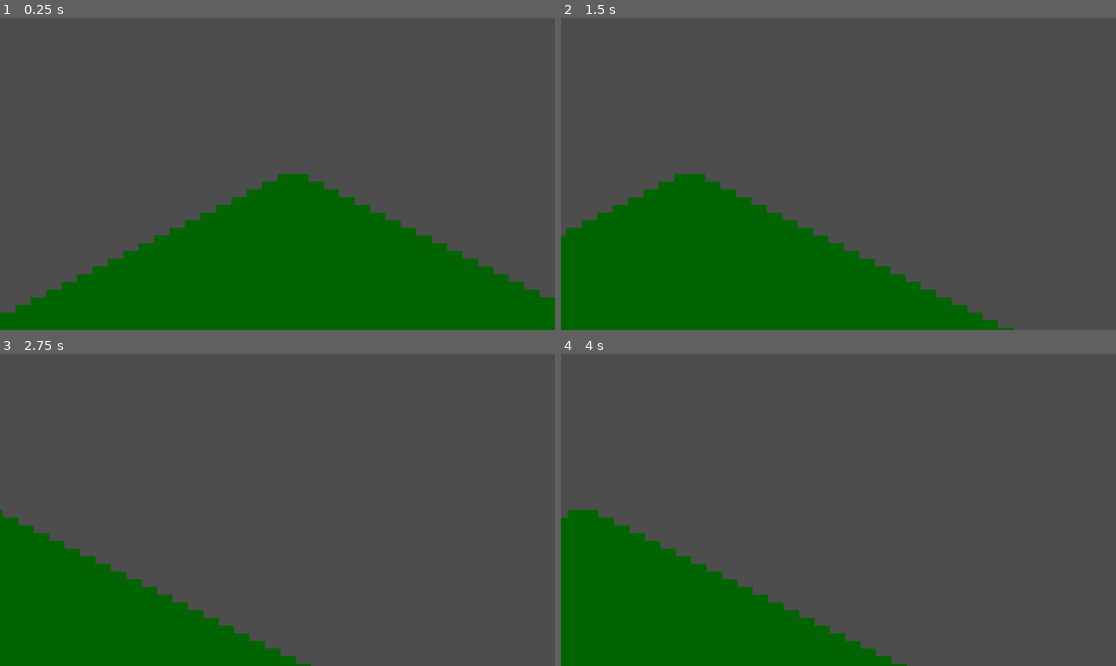
Above: before the commit, frames 1-4 (two rows, left to right).
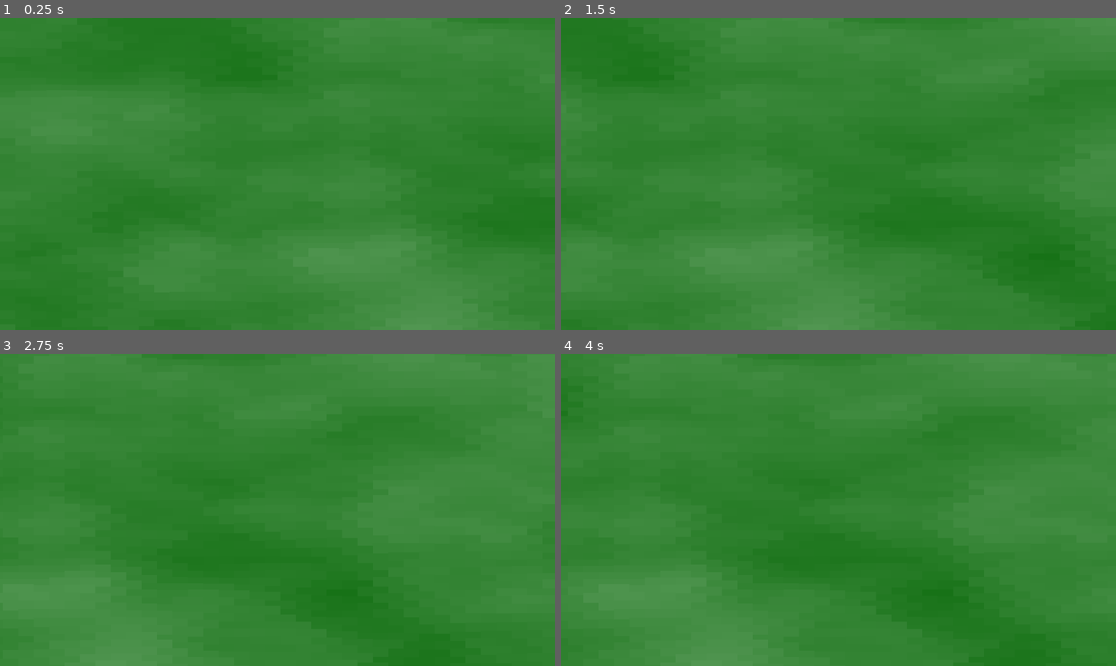
Above: after the commit, the same moments.

Repository: sha5b/Godot-ECS-Starter
Game: Godot game, scene res://Main.tscn
Same seed, same stepped clock (60 frames per second), same inputs: the game is played once before the commit and once after it.
Inputs (mouse positions are in pixels of both pictures, inside the frame that each line leads up to):
- Up to frame 1 (0.25 s): no input
- Up to frame 2 (1.5 s): tap Enter at 0.5 s; move the mouse to (960, 158) at 0.52 s; hold Right (ui_right) 0.53-1.25 s; click (960, 158) at 0.67 s; drag from (727, 189) to (810, 236) at 1.27 s
- Up to frame 3 (2.75 s): move the mouse to (333, 441) at 2.02 s; hold Right (ui_right) from 2.03 s (still down); click (333, 441) at 2.17 s
- Up to frame 4 (4 s): release Right (ui_right) at 2.75 s; drag from (810, 572) to (672, 463) at 2.77 s; move the mouse to (1005, 556) at 3.52 s; hold Left (ui_left) from 3.53 s (still down); click (1005, 556) at 3.67 s

The runs differ from the first frame. In frame 1, 100% of the frame differs, in the area x 0-100%, y 0-100%; in frame 2, 100%; in frame 3, 100%; in frame 4, 100%.

Commit message:
New Terrain

Diff:
--- a/terrain/TerrainManager.gd
+++ b/terrain/TerrainManager.gd
@@ -6,14 +6,21 @@
 
 # --- Configuration ---
 @export var region_size: Vector2i = Vector2i(64, 64) # Example size in tiles
+@export var noise_scale: float = 0.1
+@export var noise_octaves: int = 4
+@export var noise_period: float = 20.0
+@export var noise_persistence: float = 0.5
+@export var height_multiplier: float = 10.0 # Controls max height difference
 
 # --- State ---
-var height_map: Resource # Reference to the HeightMap resource/data
+var height_data: Dictionary = {} # Maps Vector2i(map_x, map_y) to float height
 var regions: Dictionary = {} # Dictionary mapping region IDs to Region objects/data
 var active_regions: Array = [] # Regions currently loaded/active
 
 # --- References ---
 @onready var terrain_renderer: TerrainRenderer = $TerrainRenderer # Get reference to the child renderer
+var _noise = FastNoiseLite.new()
+var _camera: Camera2D # We need a reference to the camera
 
 # --- Signals (or connect to EventBus) ---
 signal region_loaded(region_id: String)
@@ -22,39 +29,139 @@
 
 # --- Initialization ---
 func _ready() -> void:
-	# TODO: Load or generate initial heightmap data
-	# height_map = load("res://terrain/data/default_heightmap.tres") or generate_heightmap()
+	_setup_noise()
 	print("TerrainManager Ready.")
-	# Load and draw the initial region
-	load_region("0_0")
-	# TODO: Later, base initial region loading on camera position
-	# update_active_regions(Vector2.ZERO)
+	# Get camera reference (assuming it's the current camera for the viewport)
+	_camera = get_viewport().get_camera_2d()
+	if not _camera:
+		printerr("TerrainManager could not find Camera2D!")
+		# Fallback: Load initial region manually if no camera
+		generate_heightmap_for_region("0_0")
+		load_region("0_0")
+	else:
+		# Connect to camera transform changes or use _process
+		# For simplicity now, just load initial regions based on start pos
+		update_active_regions(_camera.global_position)
+		# TODO: Connect to a signal or use _process to call update_active_regions when camera moves
+
+
+# Called every frame. 'delta' is the elapsed time since the previous frame.
+func _process(delta: float) -> void:
+	# Example: Update regions based on camera movement (can be optimized)
+	if _camera and is_instance_valid(_camera):
+		# Basic check to avoid updating every frame if camera hasn't moved significantly
+		# This threshold needs tuning
+		# A better approach might be connecting to camera signals if available
+		# or checking only every N frames/seconds.
+		# For now, let's assume we update based on camera position directly.
+		# A more robust check would compare current required regions with previous ones.
+		update_active_regions(_camera.global_position) # Pass camera's *center* position
+
+
+func _setup_noise() -> void:
+	_noise.seed = randi()
+	_noise.noise_type = FastNoiseLite.TYPE_PERLIN
+	_noise.frequency = noise_scale
+	_noise.fractal_type = FastNoiseLite.FRACTAL_FBM
+	_noise.fractal_octaves = noise_octaves
+	_noise.fractal_lacunarity = 2.0
+	_noise.fractal_gain = noise_persistence
+	# _noise.period = noise_period # Period seems less common for terrain height
 
 
 # --- Public API ---
-func get_height_at(world_position: Vector2) -> float:
-	# TODO: Convert world position to heightmap coordinates and query height
-	# Needs HeightMap implementation
-	return 0.0 # Placeholder
-
-
-func get_terrain_type_at(world_position: Vector2) -> String:
-	# TODO: Determine terrain type based on height, region data, etc.
-	return "grass" # Placeholder
+func get_height_at_map_coord(map_coord: Vector2i) -> float:
+	"""Gets the height at a specific map coordinate."""
+	return height_data.get(map_coord, 0.0) # Return 0.0 if coord not found
+
+
+func get_height_at_world_pos(world_position: Vector2) -> float:
+	"""Converts world position to map coordinates and queries height."""
+	if not terrain_renderer:
+		printerr("TerrainRenderer not ready in get_height_at_world_pos")
+		return 0.0
+	var map_coord = terrain_renderer.world_to_map(world_position)
+	# Round to nearest integer map coordinate
+	var map_coord_i = Vector2i(roundi(map_coord.x), roundi(map_coord.y))
+	return get_height_at_map_coord(map_coord_i)
+
+
+func get_terrain_type_at_world_pos(world_position: Vector2) -> String:
+	"""Determines terrain type based on height."""
+	var height = get_height_at_world_pos(world_position)
+	if height > height_multiplier * 0.6:
+		return "rock"
+	elif height > height_multiplier * 0.2:
+		return "dirt"
+	else:
+		return "grass" # Placeholder
 
 
 func request_terrain_modification(world_position: Vector2, modification_details: Dictionary) -> void:
-	# TODO: Apply modification to heightmap/region data
-	# TODO: Trigger visual updates via TerrainRenderer
-	# TODO: Emit event via EventBus
-	# EventBus.emit_signal("terrain_modified", get_region_id_at(world_position), modification_details)
-	print("Terrain modification requested at: ", world_position)
+	if not terrain_renderer:
+		printerr("TerrainRenderer not available for modification.")
+		return
+
+	# 1. Convert world position to map coordinate
+	var map_coord = terrain_renderer.world_to_map(world_position)
+	var map_coord_i = Vector2i(roundi(map_coord.x), roundi(map_coord.y))
+
+	# 2. Apply modification to heightmap data
+	var current_height = height_data.get(map_coord_i, 0.0)
+	var change = modification_details.get("height_change", 0.0) # Example detail
+	var new_height = clamp(current_height + change, 0.0, height_multiplier * 1.5) # Clamp height
+
+	if abs(new_height - current_height) < 0.01:
+		# print("Negligible height change, skipping update.") # Optional log
+		return # No significant change
+
+	height_data[map_coord_i] = new_height
+	print("Terrain modified at map coord: ", map_coord_i, " New height: ", new_height)
+
+	# 3. Trigger visual updates via TerrainRenderer
+	if is_instance_valid(terrain_renderer):
+		# Call the new update_tile function
+		var tile_data = {"height": new_height}
+		terrain_renderer.update_tile(map_coord_i, tile_data)
+	else:
+		printerr("TerrainRenderer not valid when trying to update tile.")
+
+
+	# 4. Emit event via EventBus (Check if EventBus exists)
+	if ProjectSettings.has_setting("autoload/EventBus"):
+		EventBus.emit_signal("terrain_modified", map_coord_i, new_height)
+		print("Emitted terrain_modified signal.")
+	else:
+		print("EventBus autoload not found, skipping signal emission.")
 
 
 # --- Internal Logic ---
-func update_active_regions(camera_position: Vector2) -> void:
-	# TODO: Determine which regions should be active based on camera view
-	var required_region_ids = calculate_required_regions(camera_position)
+func update_active_regions(camera_center_world_pos: Vector2) -> void:
+	if not _camera or not terrain_renderer:
+		printerr("Camera or Renderer not available for update_active_regions")
+		return
+
+	var required_region_ids = calculate_required_regions(camera_center_world_pos)
+	if required_region_ids.is_empty() and active_regions.is_empty():
+		return # No regions required and none active
+
+	# Comparison: Check if the required regions are the same as the active ones
+	var changed = false
+	if active_regions.size() != required_region_ids.size():
+		changed = true
+	else:
+		# If sizes are the same, check if all required regions are currently active
+		# This assumes region IDs are unique and order doesn't matter
+		for region_id in required_region_ids:
+			if not active_regions.has(region_id):
+				changed = true
+				break # Found a difference, no need to check further
+
+	if not changed:
+		# print("Regions haven't changed.") # Optional log
+		return # No changes needed
+
+	print("Updating active regions. Required: ", required_region_ids, " Active: ", active_regions)
 
 	# Unload regions no longer needed
 	var regions_to_unload = []
@@ -71,30 +178,116 @@
 			load_region(region_id)
 
 
-func calculate_required_regions(camera_position: Vector2) -> Array[String]:
-	# TODO: Implement logic to determine visible/nearby region IDs
-	# Based on camera position, zoom, and view distance
-	return ["0_0"] # Placeholder
+func calculate_required_regions(camera_center_world_pos: Vector2) -> Array[String]:
+	if not _camera or not terrain_renderer:
+		printerr("Camera or Renderer not available for calculate_required_regions")
+		return ["0_0"] # Fallback
+
+	# Get the camera's visible rectangle in world coordinates
+	var view_rect = _camera.get_viewport_rect()
+	# Use get_global_transform_with_canvas for UI/2D camera space to world space
+	var view_transform = _camera.get_global_transform_with_canvas()
+	var top_left_world = view_transform.origin + view_transform.basis_xform(view_rect.position)
+	var bottom_right_world = view_transform.origin + view_transform.basis_xform(view_rect.end)
+
+	# Add a buffer zone (e.g., half a region size in map tiles, converted approx to world)
+	# This ensures regions slightly outside the view are loaded for smoother transitions
+	var buffer_map_units_x = float(region_size.x) / 2.0
+	var buffer_map_units_y = float(region_size.y) / 2.0
+	# Approximate world buffer - this isn't perfect due to isometric projection
+	var buffer_world_x = buffer_map_units_x * terrain_renderer.tile_size.x / 2.0
+	var buffer_world_y = buffer_map_units_y * terrain_renderer.tile_size.y / 2.0
+
+	# Create buffered view rect
+	var buffered_top_left = top_left_world - Vector2(buffer_world_x, buffer_world_y * 2) # Y buffer needs more thought for iso
+	var buffered_bottom_right = bottom_right_world + Vector2(buffer_world_x, buffer_world_y * 2)
+
+
+	# Convert world corners of the buffered view to region IDs
+	var corners_world = [
+		buffered_top_left,
+		Vector2(buffered_bottom_right.x, buffered_top_left.y),
+		buffered_bottom_right,
+		Vector2(buffered_top_left.x, buffered_bottom_right.y)
+	]
+
+	var min_region_x = INF
+	var max_region_x = -INF
+	var min_region_y = INF
+	var max_region_y = -INF
+
+	for corner in corners_world:
+		var map_pos = terrain_renderer.world_to_map(corner)
+		var region_x = floor(map_pos.x / region_size.x)
+		var region_y = floor(map_pos.y / region_size.y)
+		min_region_x = min(min_region_x, region_x)
+		max_region_x = max(max_region_x, region_x)
+		min_region_y = min(min_region_y, region_y)
+		max_region_y = max(max_region_y, region_y)
+
+	var required_regions_dict = {} # Use Dictionary as a set to ensure uniqueness
+	if min_region_x > max_region_x or min_region_y > max_region_y or not is_finite(min_region_x) or not is_finite(min_region_y):
+		# If calculation is weird (e.g., INF values, NaN), fallback to center
+		printerr("Region calculation resulted in invalid range [%s,%s]x[%s,%s], falling back." % [min_region_x, max_region_x, min_region_y, max_region_y])
+		var center_region_id = get_region_id_at_world_pos(camera_center_world_pos)
+		required_regions_dict[center_region_id] = true
+	else:
+		# Iterate through the calculated range of regions
+		for ry in range(min_region_y, max_region_y + 1):
+			for rx in range(min_region_x, max_region_x + 1):
+				required_regions_dict[str(rx) + "_" + str(ry)] = true
+
+	# Explicitly create the typed array to match the function signature
+	var keys = required_regions_dict.keys()
+	var required_regions_array: Array[String] # Declare the typed array
+	required_regions_array.assign(keys) # Assign the keys (GDScript handles the casting here)
+	# print("Calculated required regions: ", required_regions_array) # Optional log
+	return required_regions_array
+
+
+func generate_heightmap_for_region(region_id: String) -> void:
+	"""Generates height data for a specific region using noise."""
+	print("Generating heightmap for region: ", region_id)
+	var region_coords = region_id.split("_")
+	var region_origin_x = int(region_coords[0]) * region_size.x
+	var region_origin_y = int(region_coords[1]) * region_size.y
+
+	for y in range(region_size.y):
+		for x in range(region_size.x):
+			var map_x = region_origin_x + x
+			var map_y = region_origin_y + y
+			var map_coord = Vector2i(map_x, map_y)
+			# Use map coordinates for noise input to ensure seamless tiling if needed later
+			var height = _noise.get_noise_2d(map_x, map_y) # Noise is typically -1 to 1
+			height = (height + 1.0) / 2.0 # Normalize to 0 to 1
+			height_data[map_coord] = height * height_multiplier
 
 
 func load_region(region_id: String) -> void:
 	if not regions.has(region_id):
-		# TODO: Load or generate region data
+		# Ensure height data is generated if it wasn't already
+		if not _is_height_data_generated_for_region(region_id):
+			generate_heightmap_for_region(region_id)
+
 		print("Loading region: ", region_id)
-		# regions[region_id] = load_region_data(region_id) or generate_region_data(region_id)
-		regions[region_id] = {} # Placeholder data
+		# TODO: Load or generate actual region data (e.g., terrain types, objects beyond height)
+		# For now, the height data is stored globally in height_data
+		regions[region_id] = {} # Placeholder for other region-specific data
 		active_regions.append(region_id)
 		emit_signal("region_loaded", region_id)
 		# Draw the newly loaded region
-		if terrain_renderer:
+		if terrain_renderer and is_instance_valid(terrain_renderer):
 			terrain_renderer.draw_region(region_id, regions[region_id])
+		else:
+			printerr("TerrainRenderer not available when loading region: ", region_id)
+
 	elif not region_id in active_regions:
-		# Region data exists but wasn't active (e.g., re-entering a previously loaded area)
+		# Region data exists but wasn't active
 		print("Activating region: ", region_id)
 		active_regions.append(region_id)
 		emit_signal("region_loaded", region_id) # Or a different signal like "region_activated"
-		# Ensure it's drawn if it wasn't already (or if renderer was added later)
-		if terrain_renderer:
+		# Ensure it's drawn
+		if terrain_renderer and is_instance_valid(terrain_renderer):
 			terrain_renderer.draw_region(region_id, regions[region_id])
 
 
@@ -104,19 +297,42 @@
 		active_regions.erase(region_id)
 		# Optional: Free region data if memory is a concern
 		# regions.erase(region_id)
+		# We keep height_data for now, assuming it might be needed again
 		emit_signal("region_unloaded", region_id)
 		# Clear the visuals for the unloaded region
-		if terrain_renderer:
+		if terrain_renderer and is_instance_valid(terrain_renderer):
 			terrain_renderer.clear_region(region_id)
 
 
-func get_region_id_at(world_position: Vector2) -> String:
-	# TODO: Convert world position to region ID
-	var region_x = floor(world_position.x / (region_size.x * TILE_WIDTH)) # Assuming TILE_WIDTH constant
-	var region_y = floor(world_position.y / (region_size.y * TILE_HEIGHT)) # Assuming TILE_HEIGHT constant
+func get_region_id_at_world_pos(world_position: Vector2) -> String:
+	"""Converts world position to region ID."""
+	if not terrain_renderer or terrain_renderer.tile_size.x == 0 or terrain_renderer.tile_size.y == 0:
+		printerr("TerrainRenderer or tile size not available for get_region_id_at_world_pos")
+		return "0_0" # Default fallback
+
+	# Convert world position to map coordinates first
+	var map_pos = terrain_renderer.world_to_map(world_position)
+
+	# Calculate region coordinates based on map position and region size
+	var region_x = floor(map_pos.x / region_size.x)
+	var region_y = floor(map_pos.y / region_size.y)
 	return str(region_x) + "_" + str(region_y) # Example ID format
 
 
-# --- Placeholder Constants (replace with actual tile dimensions) ---
-const TILE_WIDTH = 64
-const TILE_HEIGHT = 32
+# Helper function needed for modification
+func get_region_id_at_map_coord(map_coord: Vector2i) -> String:
+	"""Converts map coordinate to region ID."""
+	if region_size.x == 0 or region_size.y == 0:
+		printerr("Region size is zero in get_region_id_at_map_coord")
+		return "0_0"
+	var region_x = floor(float(map_coord.x) / region_size.x)
+	var region_y = floor(float(map_coord.y) / region_size.y)
+	return str(region_x) + "_" + str(region_y)
+
+
+func _is_height_data_generated_for_region(region_id: String) -> bool:
+	"""Checks if the first tile of a region has height data."""
+	var region_coords = region_id.split("_")
+	var region_origin_x = int(region_coords[0]) * region_size.x
+	var region_origin_y = int(region_coords[1]) * region_size.y
+	return height_data.has(Vector2i(region_origin_x, region_origin_y))
--- a/terrain/TerrainRenderer.gd
+++ b/terrain/TerrainRenderer.gd
@@ -5,9 +5,12 @@
 
 # --- Configuration ---
 @export var tile_size: Vector2 = Vector2(64, 32) # Isometric tile dimensions (adjust as needed)
-@export var placeholder_color: Color = Color.DARK_GREEN
+@export var height_vertical_scale: float = 5.0 # Increased vertical scale
+@export var base_color: Color = Color.DARK_GREEN
+@export var height_color_factor: float = 0.4 # Significantly increased color factor
 
 # --- References ---
+# Note: Using get_parent() is okay here, but for larger projects, consider signals or dependency injection
 @onready var terrain_manager: TerrainManager = get_parent()
 
 # --- State ---
@@ -16,33 +19,50 @@
 # --- Public API ---
 func draw_region(region_id: String, region_data: Dictionary) -> void:
 	if drawn_regions.has(region_id):
-		print("Region already drawn: ", region_id)
-		return # Avoid redrawing
+		# Optional: Could update existing tiles instead of returning,
+		# but clearing/redrawing is simpler for now.
+		print("Region already drawn, clearing and redrawing: ", region_id)
+		clear_region(region_id)
+		# return # Avoid redrawing if update logic existed
 
 	print("Drawing region: ", region_id)
 	drawn_regions[region_id] = [] # Initialize array for this region's nodes
 
-	# TODO: Replace with actual data lookup and tile instancing/drawing
+	if not terrain_manager:
+		printerr("TerrainManager not found!")
+		return
+
 	var region_coords = region_id.split("_")
 	var region_origin_x = int(region_coords[0]) * terrain_manager.region_size.x
 	var region_origin_y = int(region_coords[1]) * terrain_manager.region_size.y
 
 	for y in range(terrain_manager.region_size.y):
 		for x in range(terrain_manager.region_size.x):
-			var tile_map_x = region_origin_x + x
-			var tile_map_y = region_origin_y + y
+			var map_coord = Vector2i(region_origin_x + x, region_origin_y + y)
+			var height = terrain_manager.get_height_at_map_coord(map_coord)
 
-			# --- Placeholder Drawing ---
 			# Create a simple ColorRect or Sprite2D as a placeholder tile
 			var tile_node = ColorRect.new()
 			tile_node.size = tile_size
-			tile_node.color = placeholder_color
 
-			# Calculate isometric position
-			tile_node.position = map_to_iso(Vector2(tile_map_x, tile_map_y))
+			# Calculate base isometric position
+			var iso_pos = map_to_iso(Vector2(map_coord.x, map_coord.y))
 
-			# Basic Y-sorting (adjust Z-index for height later)
-			tile_node.z_index = tile_map_y
+			# Adjust vertical position based on height
+			iso_pos.y -= height * height_vertical_scale
+
+			tile_node.position = iso_pos
+
+			# Adjust color based on height (simple brightening)
+			var height_normalized = height / terrain_manager.height_multiplier if terrain_manager.height_multiplier != 0 else 0
+			tile_node.color = base_color.lightened(height_normalized * height_color_factor)
+
+			# Adjust Z-index for isometric sorting
+			# Base on map coordinates, potentially add height influence if needed for tall objects later
+			tile_node.z_index = map_coord.x + map_coord.y # Standard isometric z-index
+
+			# Set a unique name to find this node later for updates
+			tile_node.name = "tile_%d_%d" % [map_coord.x, map_coord.y]
 
 			add_child(tile_node)
 			drawn_regions[region_id].append(tile_node) # Store reference
@@ -60,8 +80,46 @@
 
 
 func update_tile(map_coords: Vector2i, tile_data: Dictionary) -> void:
-	# TODO: Find the specific tile node at map_coords and update its appearance
-	pass
+	"""Finds the specific tile node and updates its appearance."""
+	var node_name = "tile_%d_%d" % [map_coords.x, map_coords.y]
+
+	# Find the node - it could be in any drawn region's node list,
+	# but find_child searches recursively from this node (TerrainRenderer)
+	var tile_node = find_child(node_name, false, false) # name, recursive=false, owned=false
+
+	if not is_instance_valid(tile_node):
+		printerr("Could not find tile node to update: ", node_name)
+		# Optional: Could trigger a full region redraw as a fallback
+		# var region_id = terrain_manager.get_region_id_at_map_coord(map_coords)
+		# if region_id in drawn_regions: draw_region(region_id, {})
+		return
+
+	if not tile_data.has("height"):
+		printerr("Missing 'height' in tile_data for update_tile")
+		return
+
+	var new_height = tile_data["height"]
+
+	# Recalculate appearance based on new height
+	# Calculate base isometric position
+	var iso_pos = map_to_iso(Vector2(map_coords.x, map_coords.y))
+	# Adjust vertical position based on height
+	iso_pos.y -= new_height * height_vertical_scale
+
+	# Adjust color based on height (simple brightening)
+	var height_normalized = new_height / terrain_manager.height_multiplier if terrain_manager.height_multiplier != 0 else 0
+	var new_color = base_color.lightened(height_normalized * height_color_factor)
+
+	# Apply updates to the node
+	tile_node.position = iso_pos
+	if tile_node is ColorRect: # Check type before setting color
+		tile_node.color = new_color
+	# Add checks for Sprite2D or other types if used later
+
+	# Z-index likely doesn't need updating unless height drastically changes relative ordering
+	# tile_node.z_index = map_coords.x + map_coords.y
+
+	# print("Updated tile: ", node_name) # Optional log
 
 
 # --- Helper Functions ---
@@ -71,8 +129,21 @@
 	var iso_y = (map_pos.x + map_pos.y) * (tile_size.y / 2.0)
 	return Vector2(iso_x, iso_y)
 
+func world_to_map(world_pos: Vector2) -> Vector2:
+	# First, adjust world y based on potential average height offset if needed (simplified here)
+	# Then, convert the adjusted isometric position back to map coordinates
+
+	# Inverse conversion (useful for mouse picking later)
+	# Note: This assumes world_pos is the *visual* position on screen.
+	# It doesn't account for the height offset added during drawing.
+	# For accurate picking, you might need a raycast or iterative approach.
+	var map_x = (world_pos.x / (tile_size.x / 2.0) + world_pos.y / (tile_size.y / 2.0)) / 2.0
+	var map_y = (world_pos.y / (tile_size.y / 2.0) - world_pos.x / (tile_size.x / 2.0)) / 2.0
+	return Vector2(map_x, map_y)
+
+# Keep iso_to_map for potential future use, renamed world_to_map for clarity
 func iso_to_map(iso_pos: Vector2) -> Vector2:
-	# Inverse conversion (useful for mouse picking later)
+	# Inverse conversion
 	var map_x = (iso_pos.x / (tile_size.x / 2.0) + iso_pos.y / (tile_size.y / 2.0)) / 2.0
 	var map_y = (iso_pos.y / (tile_size.y / 2.0) - iso_pos.x / (tile_size.x / 2.0)) / 2.0
 	return Vector2(map_x, map_y)
